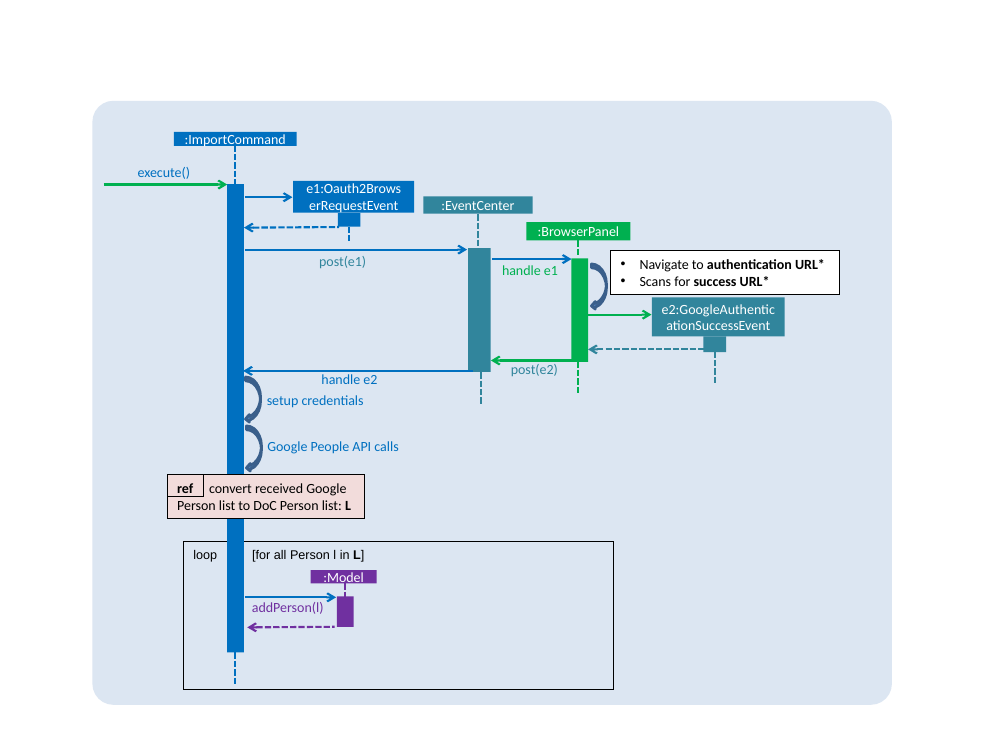
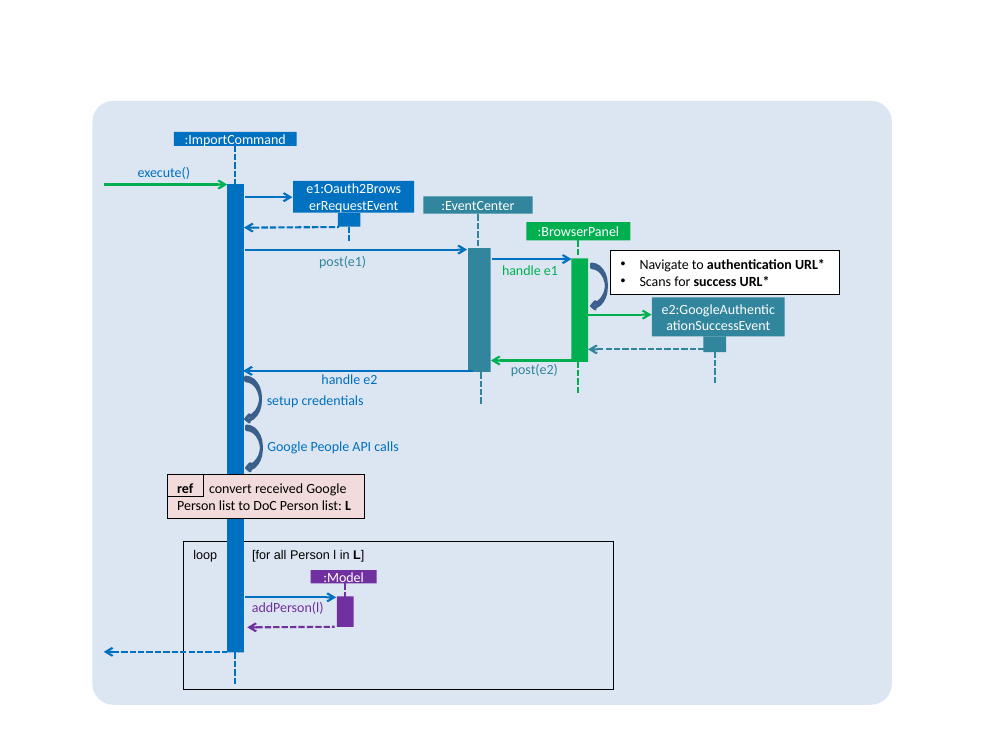
Before and after one commit to soonwj/addressbook-level4, a slide deck: slide 1 of docs/diagrams/AuthenticationSequenceDiagram.pptx. Drawn at 1008x756 pixels with LibreOffice and Linux fonts; fonts in the diff are those of the drawing. Boxes give left, top, right and bottom in pixels: in the first picture for what was removed or moved away, otherwise in the second. Text is boxed around its words. In the diff, an @@ line names an element or a change of style, - is before the commit and + after.

```diff
--- a/docs/diagrams/AuthenticationSequenceDiagram.pptx
+++ b/docs/diagrams/AuthenticationSequenceDiagram.pptx
@@ arrow added from (227, 652) to (104, 652), #0070C0 1.5 pt dashed @@
```
Also in this commit, not shown: 1 other file.
